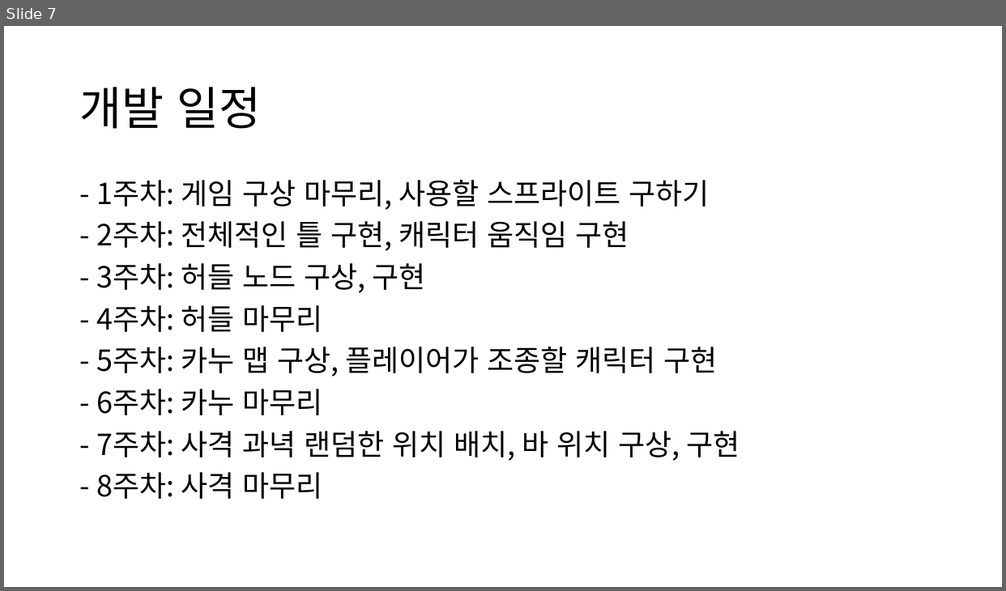
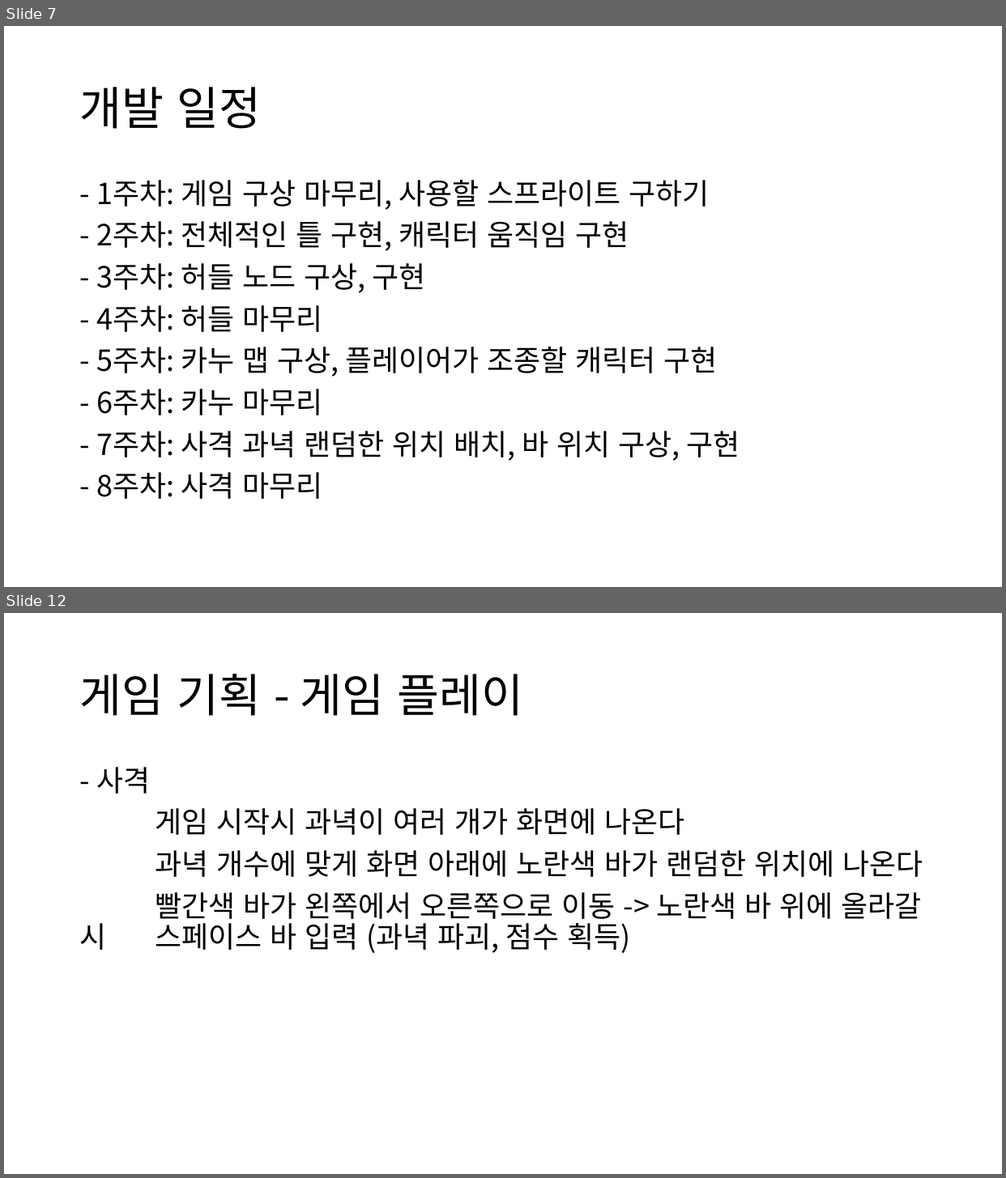
Before and after one commit to Rungbam/Project, a slide deck: 프로젝트.pptx. Shown one above the other, each under a label of ours: slide 7 before the commit, slides 7 and 12 after it; the slides between them are not shown. The pictures are 1006x591 and 1006x1178 pixels, drawn with LibreOffice and Linux fonts; fonts in the diff are those of the drawing. Boxes give left, top, right and bottom in pixels: in the first picture for what was removed or moved away, otherwise in the second. Text is boxed around its words. In the diff, an @@ line names an element or a change of style, - is before the commit and + after.

Commit message:
게임 기획 부분 추가

```diff
--- a/프로젝트.pptx
+++ b/프로젝트.pptx
@@ slide 12 added at bbox=[4, 613, 1002, 1174], background #FFFFFF @@
@@ title added at bbox=[80, 674, 524, 716], 44 pt, text #000000 @@
+게임 기획 - 게임 플레이
@@ text added at bbox=[96, 767, 923, 953], 28 pt, text #000000 @@
+- 사격
+게임 시작시 과녁이 여러 개가 화면에 나온다
+과녁 개수에 맞게 화면 아래에 노란색 바가 랜덤한 위치에 나온다
+빨간색 바가 왼쪽에서 오른쪽으로 이동 -> 노란색 바 위에 올라갈 시 스페이스 바 입력 (과녁 파괴, 점수 획득)
```
Also in this commit, not shown: 6 other slides added.
